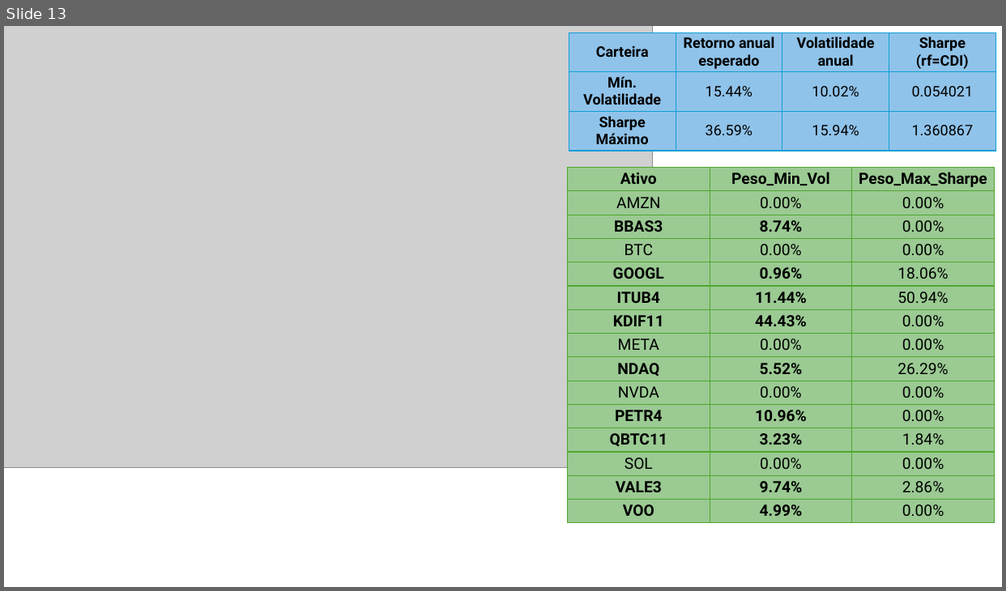
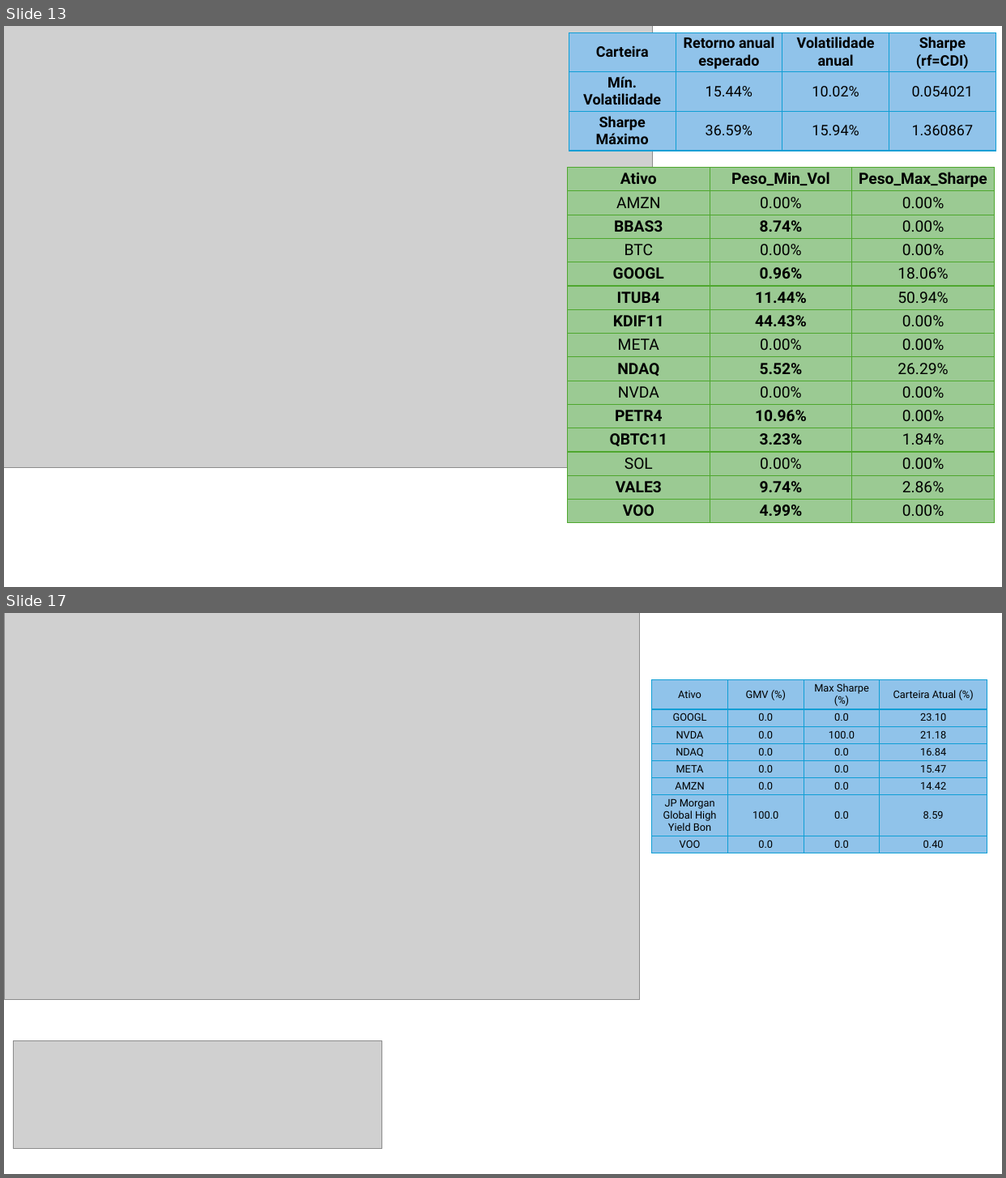
Before and after one commit to ErasmoGusmao/Portifolio_Eficiente, a slide deck: 0 - Rascunho e testes/Anáslise de Portifólio.pptx. Shown one above the other, each under a label of ours: slide 13 before the commit, slides 13 and 17 after it; the slides between them are not shown. The pictures are 1006x591 and 1006x1178 pixels, drawn with LibreOffice and Linux fonts; fonts in the diff are those of the drawing; grey boxes stand for pictures. Boxes give left, top, right and bottom in pixels: in the first picture for what was removed or moved away, otherwise in the second. Text is boxed around its words. In the diff, an @@ line names an element or a change of style, - is before the commit and + after.

```diff
--- a/0 - Rascunho e testes/Anáslise de Portifólio.pptx
+++ b/0 - Rascunho e testes/Anáslise de Portifólio.pptx
@@ slide 17 added at [4, 613, 1002, 1174], background #FFFFFF @@
@@ picture added at [4, 613, 640, 1000] @@
@@ table added at [651, 680, 986, 858], 8 rows, 4 columns @@
+Ativo | GMV (%) | Max Sharpe (%) | Carteira Atual (%)
+GOOGL | 0.0 | 0.0 | 23.10
+NVDA | 0.0 | 100.0 | 21.18
+NDAQ | 0.0 | 0.0 | 16.84
+META | 0.0 | 0.0 | 15.47
+AMZN | 0.0 | 0.0 | 14.42
+JP Morgan Global High Yield Bon | 100.0 | 0.0 | 8.59
+VOO | 0.0 | 0.0 | 0.40
@@ picture added at [14, 1041, 382, 1149] @@
```
Also in this commit, not shown: 3 other slides added, 1 slide removed, 13 other files.
